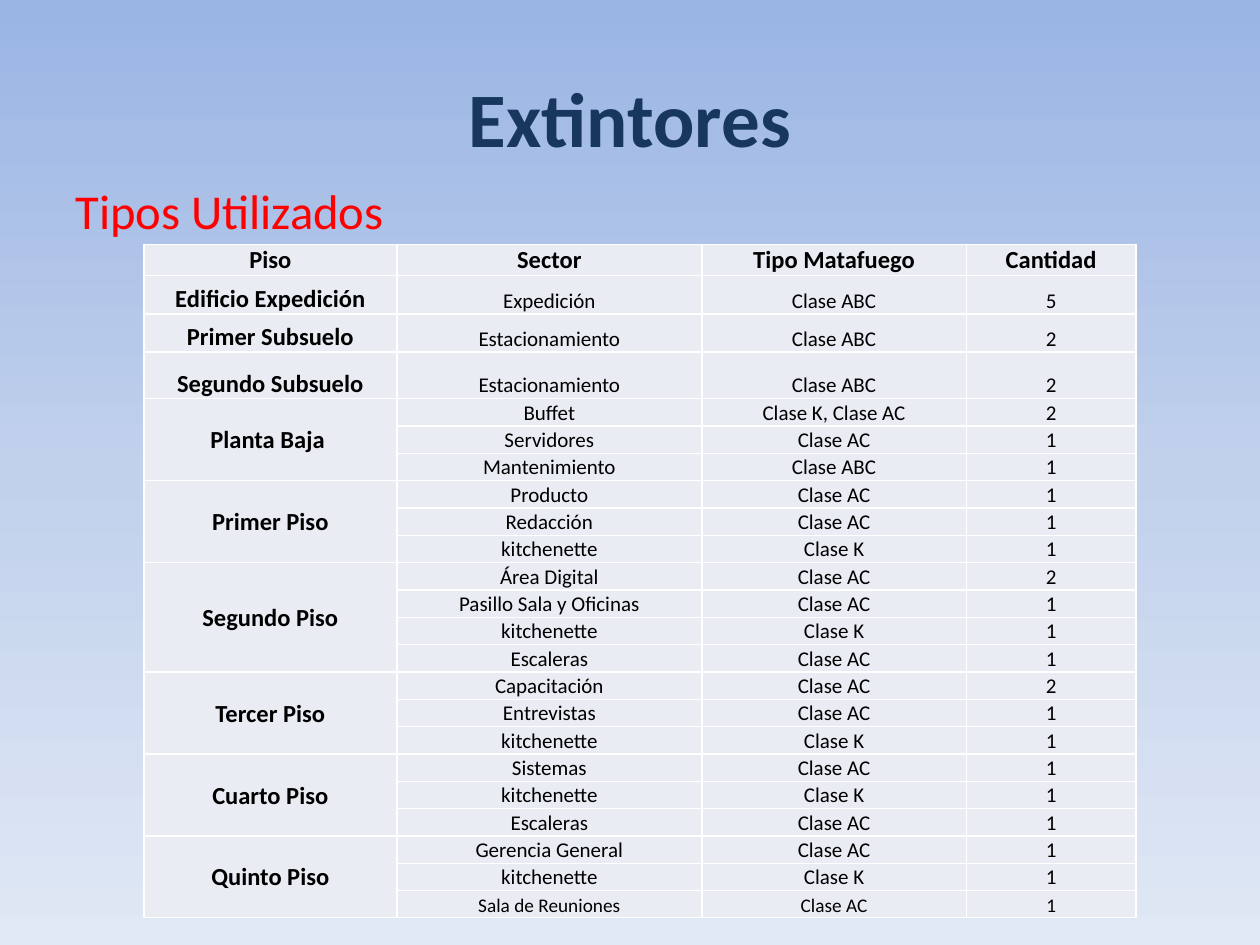
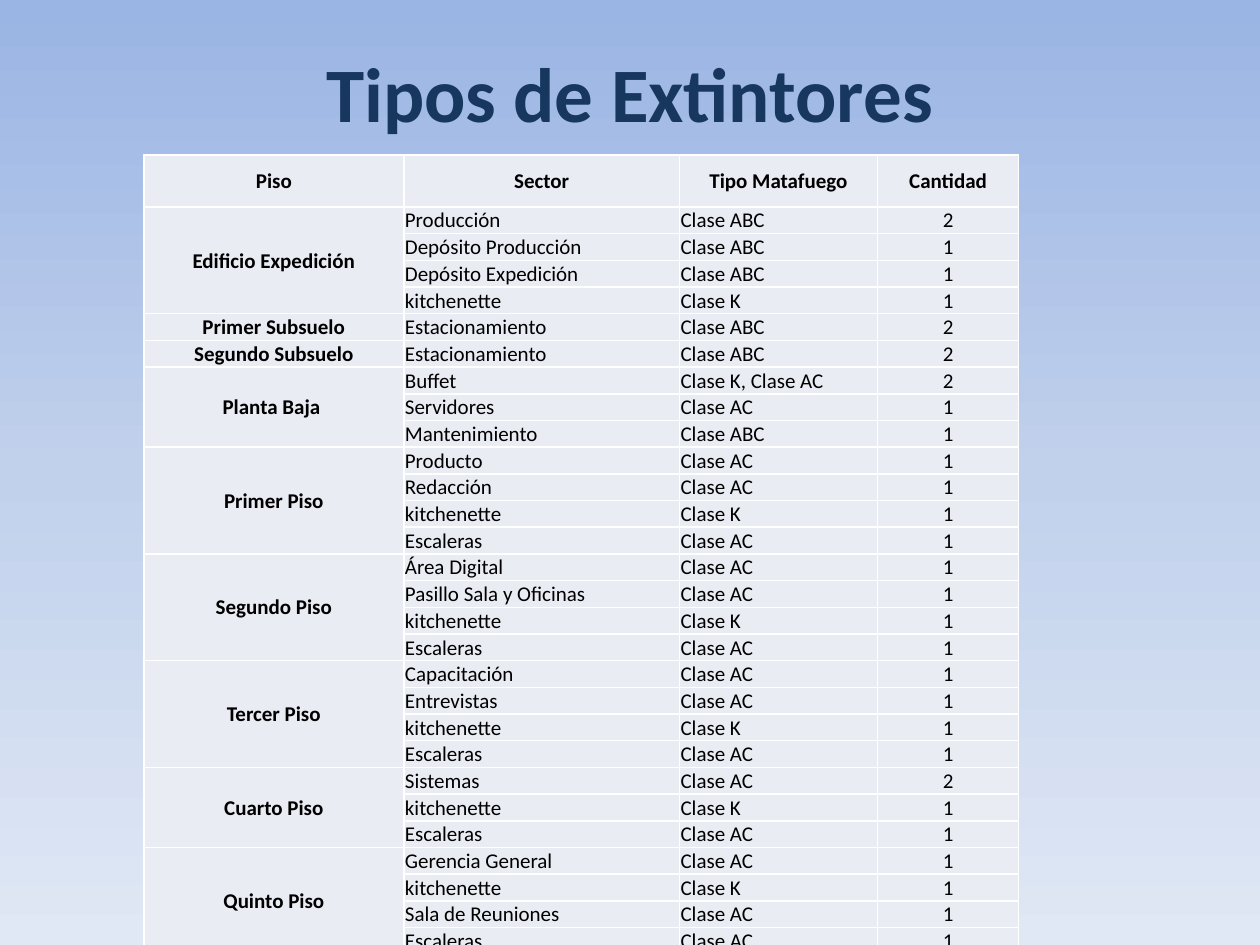
Before and after one commit to gabrielgag89/adm-recursos-2012, a slide deck: slide 4 of Seguridad-Higiene/Trabajo de Higiene y Seguridad.pptx. Drawn at 1260x945 pixels with LibreOffice and Linux fonts; fonts in the diff are those of the drawing. Boxes give left, top, right and bottom in pixels: in the first picture for what was removed or moved away, otherwise in the second. Text is boxed around its words. In the diff, an @@ line names an element or a change of style, - is before the commit and + after.

```diff
--- a/Seguridad-Higiene/Trabajo de Higiene y Seguridad.pptx
+++ b/Seguridad-Higiene/Trabajo de Higiene y Seguridad.pptx
@@ title at (x1=326, y1=68, x2=933, y2=134): text changed @@
-Extintores
+Tipos de Extintores
@@ table at (x1=144, y1=155, x2=1018, y2=942) @@
-row 2: Edificio Expedición | Expedición | Clase ABC | 5
+row 2: Edificio Expedición | Producción | Clase ABC | 2
+row 3:  | Depósito Producción | Clase ABC | 1
+row 4:  | Depósito Expedición | Clase ABC | 1
+row 5:  | kitchenette | Clase K | 1
-row 11: Segundo Piso | Área Digital | Clase AC | 2
+row 14:  | Escaleras | Clase AC | 1
+row 15: Segundo Piso | Área Digital | Clase AC | 1
-row 19, column 4: 2
+row 19, column 4: 1
-row 18: Cuarto Piso | Sistemas | Clase AC | 1
+row 22:  | Escaleras | Clase AC | 1
+row 23: Cuarto Piso | Sistemas | Clase AC | 2
+row 29:  | Escaleras | Clase AC | 1
@@ table resized from (x1=144, y1=244, x2=1137, y2=919) to (x1=144, y1=155, x2=1018, y2=942) @@
@@ text removed at (x1=76, y1=195, x2=383, y2=237) @@
-Tipos Utilizados
```
Also in this commit, not shown: 3 other slides changed, 1 slide removed, 2 other files.
